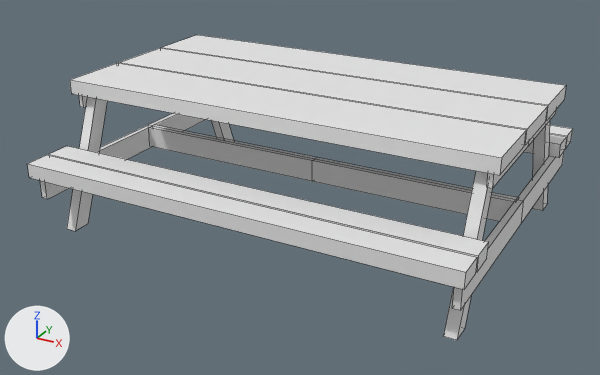
An edit to the FBX model Content/Cornhole/Meshes/SM_picnic_table.FBX, drawn before and after from the same camera.
One viewpoint serves both versions: a 50 mm lens placed at (2.53, -4.82, 2.11), pointed at (-0.04, -0.14, -0.23). Lighting does not change. The marker at lower left points along +X, +Y and +Z. Mesh edges are drawn as thin lines. The same objects are shown in both versions, whatever each file hides. Objects named as collision shapes, trigger or cutter boxes, shadow casters or lower levels of detail are left out.

The first picture shows 'Supports', 'Surfaces'.
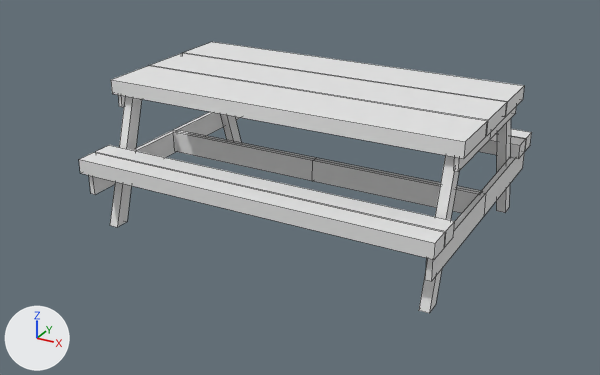
Pixel boxes [x1, y1, x2, y2] of what changed, in the pictures (600 x 375 px):
'Surfaces', moved
    before: [27, 35, 573, 289]
    after: [79, 42, 532, 260]
'Supports', moved
    before: [40, 95, 564, 340]
    after: [89, 95, 525, 313]

The change, as a diff of the scene's bpy script:
```diff
--- a/Content/Cornhole/Meshes/SM_picnic_table.FBX.py
+++ b/Content/Cornhole/Meshes/SM_picnic_table.FBX.py
@@ ob_supports @@
 ob_supports = bpy.data.objects.new('Supports', me_cube_004)
+ob_supports.parent = ob_empty
 ob_supports.location = (0.0, 0.0, 0.0)
@@ ob_surfaces @@
 ob_surfaces = bpy.data.objects.new('Surfaces', me_cube_001)
+ob_surfaces.parent = ob_empty
 ob_surfaces.location = (0.0, 0.0, 0.0)
@@ ob_empty @@
+ob_empty = bpy.data.objects.new('Empty', None)
+ob_empty.location = (0.0, 0.0, 0.0)
+ob_empty.scale = (0.837, 0.816, 1.0)
```
